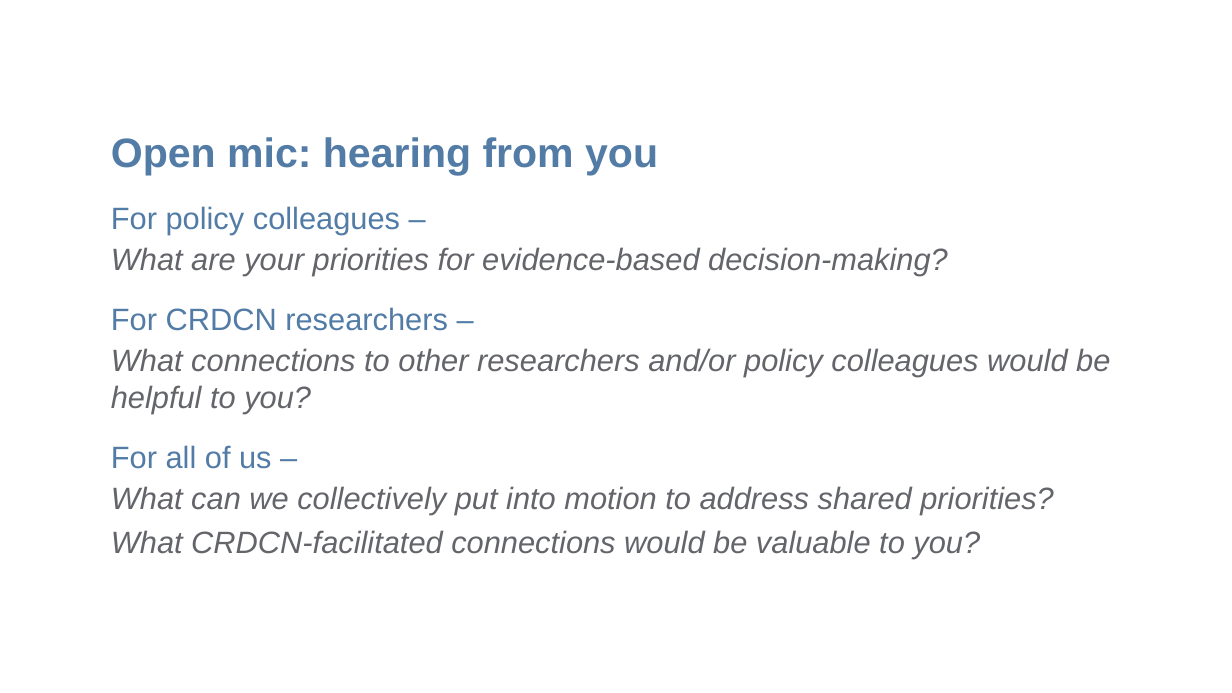
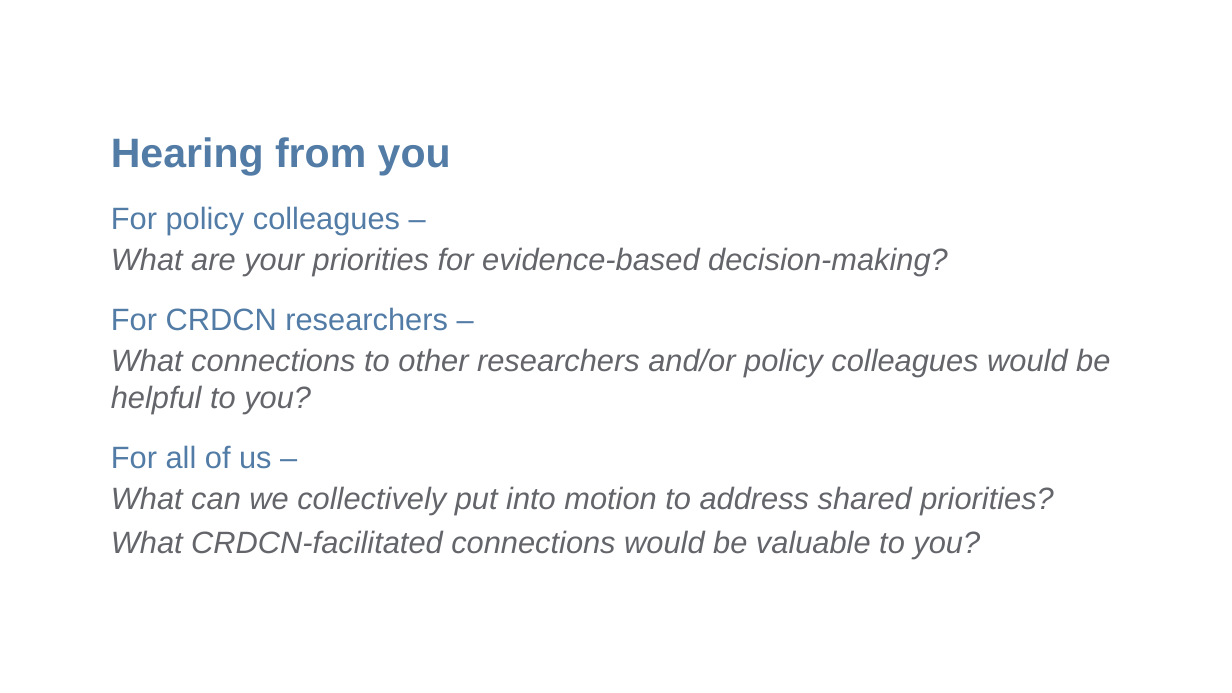
Before and after one commit to CRDCN/RAD_Training, a slide deck: slide 14 of Provincial outreach deck.pptx (slide 16 before the commit). Drawn at 1232x693 pixels with LibreOffice and Linux fonts; fonts in the diff are those of the drawing; background and template pictures are left out. Boxes give left, top, right and bottom in pixels: in the first picture for what was removed or moved away, otherwise in the second. Text is boxed around its words. In the diff, an @@ line names an element or a change of style, - is before the commit and + after.

```diff
--- a/Provincial outreach deck.pptx
+++ b/Provincial outreach deck.pptx
@@ text at <box>111,137,451,175</box>: text changed @@
-Open mic: hearing from you
+Hearing from you
```
Also in this commit, not shown: 6 other slides changed, 2 slides removed, 2 other files.
